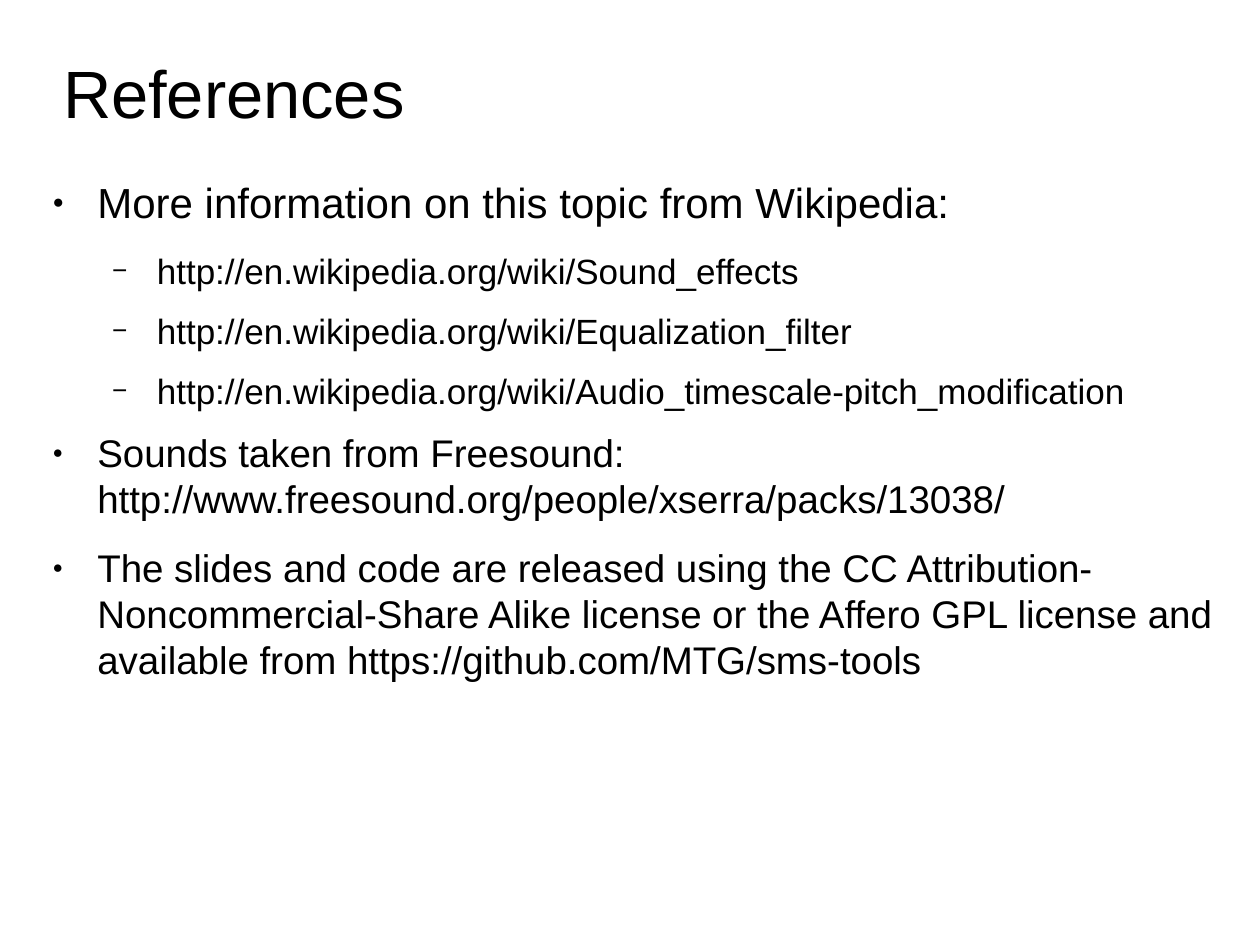
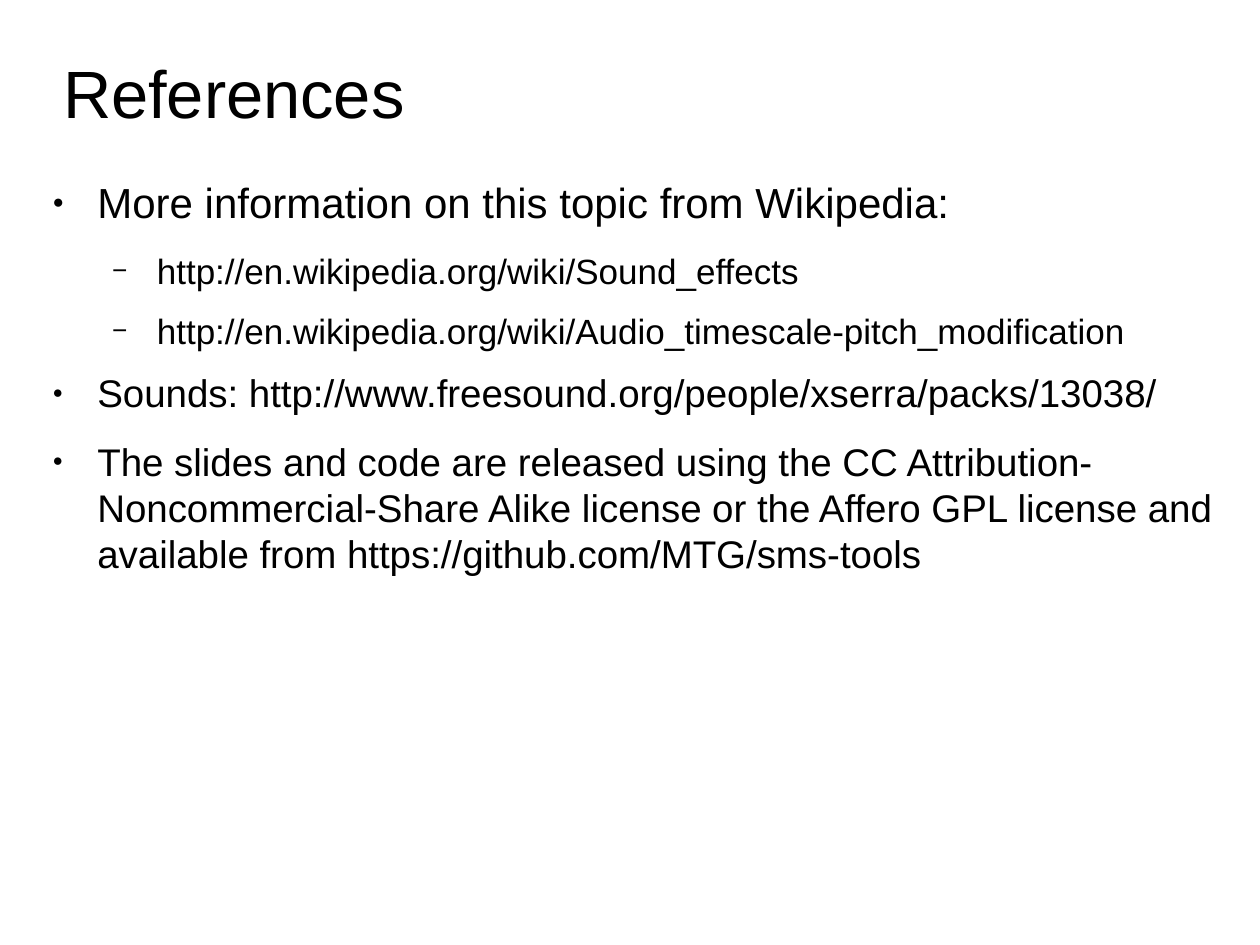
Before and after one commit to hoinx/sms-tools, a slide deck: slide 20 of lectures/8-Sound-transformations/8T2-Sound-transformations-2.odp (slide 9 before the commit). Drawn at 1260x945 pixels with LibreOffice and Linux fonts; fonts in the diff are those of the drawing. Boxes give left, top, right and bottom in pixels: in the first picture for what was removed or moved away, otherwise in the second. Text is boxed around its words. In the diff, an @@ line names an element or a change of style, - is before the commit and + after.

Commit message:
changes to lecture 8

```diff
--- a/lectures/8-Sound-transformations/8T2-Sound-transformations-2.odp
+++ b/lectures/8-Sound-transformations/8T2-Sound-transformations-2.odp
@@ text at [157, 318, 852, 351]: paragraph removed @@
-  − http://en.wikipedia.org/wiki/Equalization_filter
@@ text at [97, 379, 1156, 415]: text changed @@
-● Sounds taken from Freesound: http://www.freesound.org/people/xserra/packs/13038/
+● Sounds: http://www.freesound.org/people/xserra/packs/13038/
```
Also in this commit, not shown: 4 other slides changed, 14 slides added, 3 slides removed, 27 other files.
